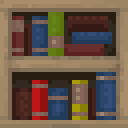
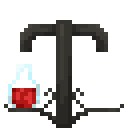
The second 128px x 128px image is a revision of the first. Changes to its layers:
added group "Brewing Table" with 2 layers above "Redstone" over [0, 0, 128, 128]
added layer "brewing_stand" in group "Brewing Table" over [4, 20, 124, 128]
hid group "Misc" (1 layers) over [0, 0, 128, 128]
hid group "Piston" (5 layers) over [0, 0, 128, 128]
